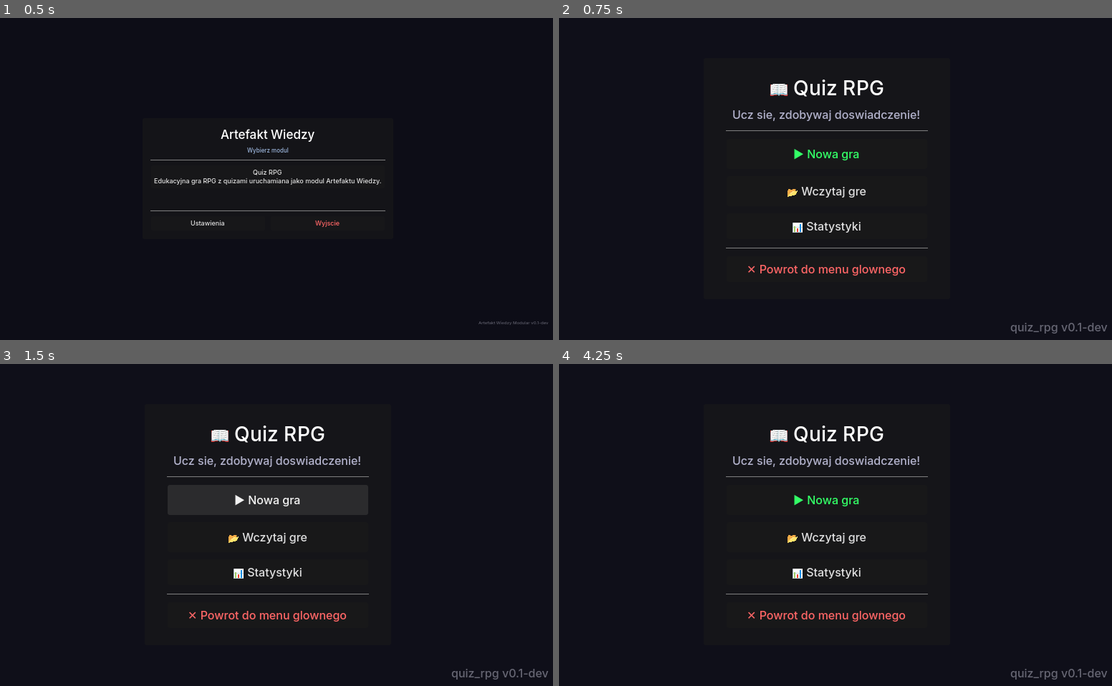
Above: before the commit, frames 1-4 (two rows, left to right).
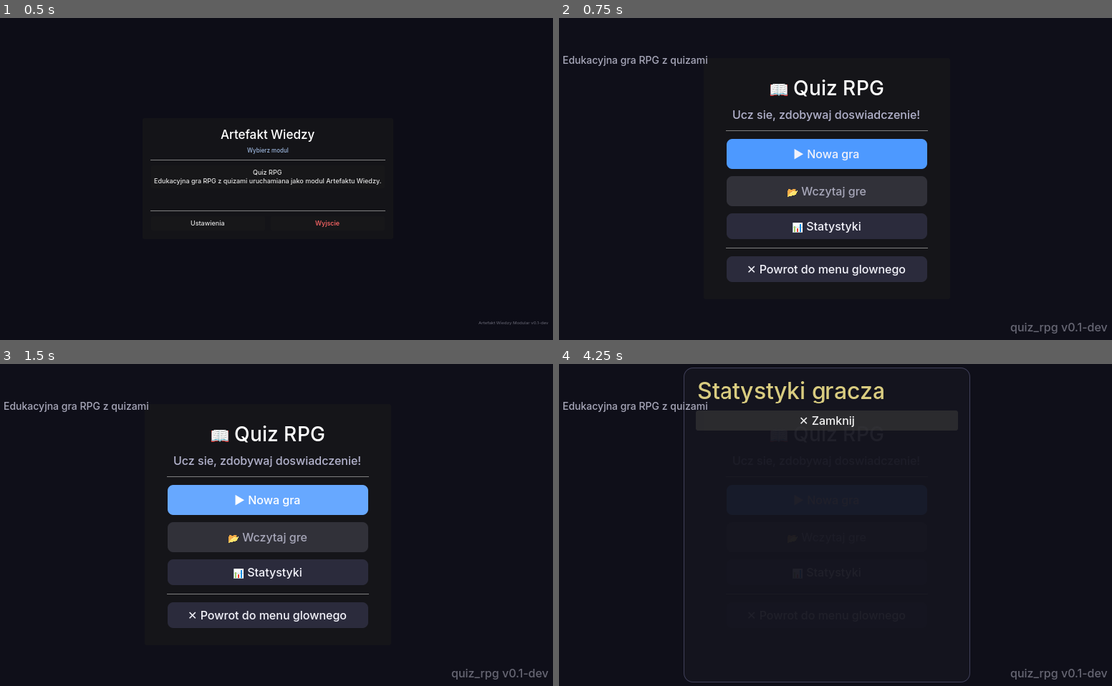
Above: after the commit, the same moments.

Repository: DaVideX12324/Artefakt-Wiedzy-modular
Game: Godot game, scene res://scenes/main.tscn
Two runs of this game, one before a commit and one after it. Both use one fixed random seed, a clock stepped at 60 frames per second and the inputs below.
Inputs (mouse positions are in pixels of both pictures, inside the frame that each line leads up to):
- Up to frame 1 (0.5 s): no input
- Up to frame 2 (0.75 s): click "Quiz RPG Edukacyjna gra RPG z…" at 0.5 s
- Up to frame 3 (1.5 s): click "▶ Nowa gra" at 1.25 s
- Up to frame 4 (4.25 s): click (824, 537) at 2 s, where only the run before the commit has a clickable "📂 Wczytaj gre"; click "📊 Statystyki" at 2.75 s; click (824, 421) at 3.5 s, where only the run after the commit has a clickable "✕ Zamknij"

Frame 1 is identical in both runs. In frame 2, 13% of the frame differs, in the area x 0-67%, y 11-82%; in frame 3, 13%; in frame 4, 3.7%.
Error before the commit: Parse Error: Identifier "UIThemeSetup" not declared in the current scope. (res://modules/quiz_rpg/scripts/ui/main_menu.gd:55)

Commit message:
zmiany ścieżek menu+wyłączenie .godot

Diff:
--- a/modules/quiz_rpg/project.godot
+++ /dev/null
@@ -1,75 +0,0 @@
-; Engine configuration file.
-; It's best edited using the editor UI and not directly,
-; since the parameters that go here are not all obvious.
-;
-; Format:
-;   [section] ; section goes between []
-;   param=value ; assign values to parameters
-
-config_version=5
-
-[animation]
-
-compatibility/default_parent_skeleton_in_mesh_instance_3d=true
-
-[application]
-
-config/name="Quiz RPG"
-config/description="Edukacyjna gra RPG z systemem quizów"
-run/main_scene="uid://cokexptktj0u0"
-config/features=PackedStringArray("4.6", "GL Compatibility")
-config/icon="res://icon.svg"
-
-[autoload]
-
-GameManager="*res://autoloads/game_manager.gd"
-QuizManager="*res://autoloads/quiz_manager.gd"
-PlayerStats="*res://autoloads/player_stats.gd"
-DifficultyManager="*res://autoloads/difficulty_manager.gd"
-
-[display]
-
-window/size/viewport_width=1280
-window/size/viewport_height=720
-window/stretch/mode="canvas_items"
-window/stretch/aspect="expand"
-
-[input]
-
-move_up={
-"deadzone": 0.5,
-"events": [Object(InputEventKey,"resource_local_to_scene":false,"resource_name":"","device":-1,"window_id":0,"alt_pressed":false,"shift_pressed":false,"ctrl_pressed":false,"meta_pressed":false,"pressed":false,"keycode":0,"physical_keycode":87,"key_label":0,"unicode":119,"location":0,"echo":false,"script":null)
-, Object(InputEventKey,"resource_local_to_scene":false,"resource_name":"","device":-1,"window_id":0,"alt_pressed":false,"shift_pressed":false,"ctrl_pressed":false,"meta_pressed":false,"pressed":false,"keycode":0,"physical_keycode":4194320,"key_label":0,"unicode":0,"location":0,"echo":false,"script":null)
-]
-}
-move_down={
-"deadzone": 0.5,
-"events": [Object(InputEventKey,"resource_local_to_scene":false,"resource_name":"","device":-1,"window_id":0,"alt_pressed":false,"shift_pressed":false,"ctrl_pressed":false,"meta_pressed":false,"pressed":false,"keycode":0,"physical_keycode":83,"key_label":0,"unicode":115,"location":0,"echo":false,"script":null)
-, Object(InputEventKey,"resource_local_to_scene":false,"resource_name":"","device":-1,"window_id":0,"alt_pressed":false,"shift_pressed":false,"ctrl_pressed":false,"meta_pressed":false,"pressed":false,"keycode":0,"physical_keycode":4194322,"key_label":0,"unicode":0,"location":0,"echo":false,"script":null)
-]
-}
-move_left={
-"deadzone": 0.5,
-"events": [Object(InputEventKey,"resource_local_to_scene":false,"resource_name":"","device":-1,"window_id":0,"alt_pressed":false,"shift_pressed":false,"ctrl_pressed":false,"meta_pressed":false,"pressed":false,"keycode":0,"physical_keycode":65,"key_label":0,"unicode":97,"location":0,"echo":false,"script":null)
-, Object(InputEventKey,"resource_local_to_scene":false,"resource_name":"","device":-1,"window_id":0,"alt_pressed":false,"shift_pressed":false,"ctrl_pressed":false,"meta_pressed":false,"pressed":false,"keycode":0,"physical_keycode":4194319,"key_label":0,"unicode":0,"location":0,"echo":false,"script":null)
-]
-}
-move_right={
-"deadzone": 0.5,
-"events": [Object(InputEventKey,"resource_local_to_scene":false,"resource_name":"","device":-1,"window_id":0,"alt_pressed":false,"shift_pressed":false,"ctrl_pressed":false,"meta_pressed":false,"pressed":false,"keycode":0,"physical_keycode":68,"key_label":0,"unicode":100,"location":0,"echo":false,"script":null)
-, Object(InputEventKey,"resource_local_to_scene":false,"resource_name":"","device":-1,"window_id":0,"alt_pressed":false,"shift_pressed":false,"ctrl_pressed":false,"meta_pressed":false,"pressed":false,"keycode":0,"physical_keycode":4194321,"key_label":0,"unicode":0,"location":0,"echo":false,"script":null)
-]
-}
-interact={
-"deadzone": 0.5,
-"events": [Object(InputEventKey,"resource_local_to_scene":false,"resource_name":"","device":-1,"window_id":0,"alt_pressed":false,"shift_pressed":false,"ctrl_pressed":false,"meta_pressed":false,"pressed":false,"keycode":0,"physical_keycode":69,"key_label":0,"unicode":101,"location":0,"echo":false,"script":null)
-]
-}
-
-[layer_names]
-
-2d_physics/layer_1="Player"
-2d_physics/layer_2="Enemies"
-2d_physics/layer_3="Walls"
-2d_physics/layer_4="Interactables"
-2d_physics/layer_5="Triggers"
--- a/modules/quiz_rpg/scripts/ui/main_menu.gd
+++ b/modules/quiz_rpg/scripts/ui/main_menu.gd
@@ -1,14 +1,14 @@
-extends Control
+extends CanvasLayer
 
 ## Menu główne — nowa gra, wczytaj, statystyki, wyjście.
 ## Stylowane z kodu, nie wymaga Theme resource.
 
-@onready var new_game_btn: Button = $VBoxContainer/NewGameBtn
-@onready var load_game_btn: Button = $VBoxContainer/LoadGameBtn
-@onready var stats_btn: Button = $VBoxContainer/StatsBtn
-@onready var quit_btn: Button = $VBoxContainer/QuitBtn
-@onready var title_label: Label = $TitleLabel
-@onready var stats_panel: Panel = $StatsPanel
+@onready var new_game_btn: Button = $Center/Panel/Margin/VBox/BtnNewGame
+@onready var load_game_btn: Button = $Center/Panel/Margin/VBox/BtnLoadGame
+@onready var stats_btn: Button = $Center/Panel/Margin/VBox/BtnStats
+@onready var quit_btn: Button = $Center/Panel/Margin/VBox/BtnQuit
+@onready var title_label: Label = $StatsPanel/StatsMargin/StatsVBox/StatsLabel
+@onready var stats_panel: PanelContainer = $StatsPanel
 
 var _title_time: float = 0.0
 
Not shown, added: modules/quiz_rpg/project.godot.off
